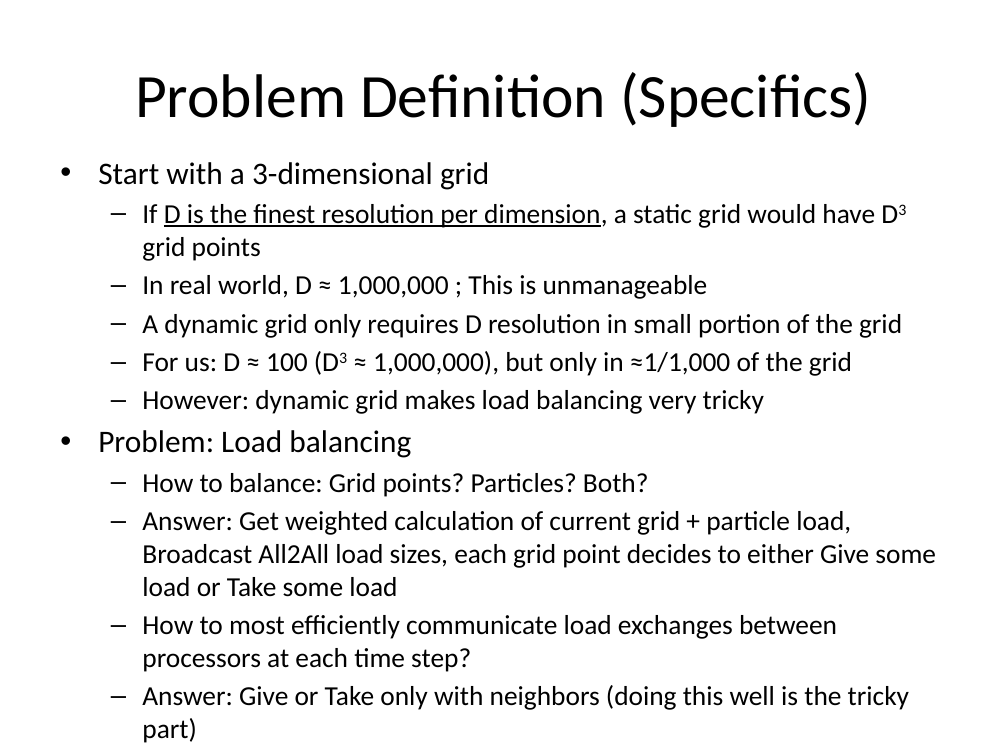
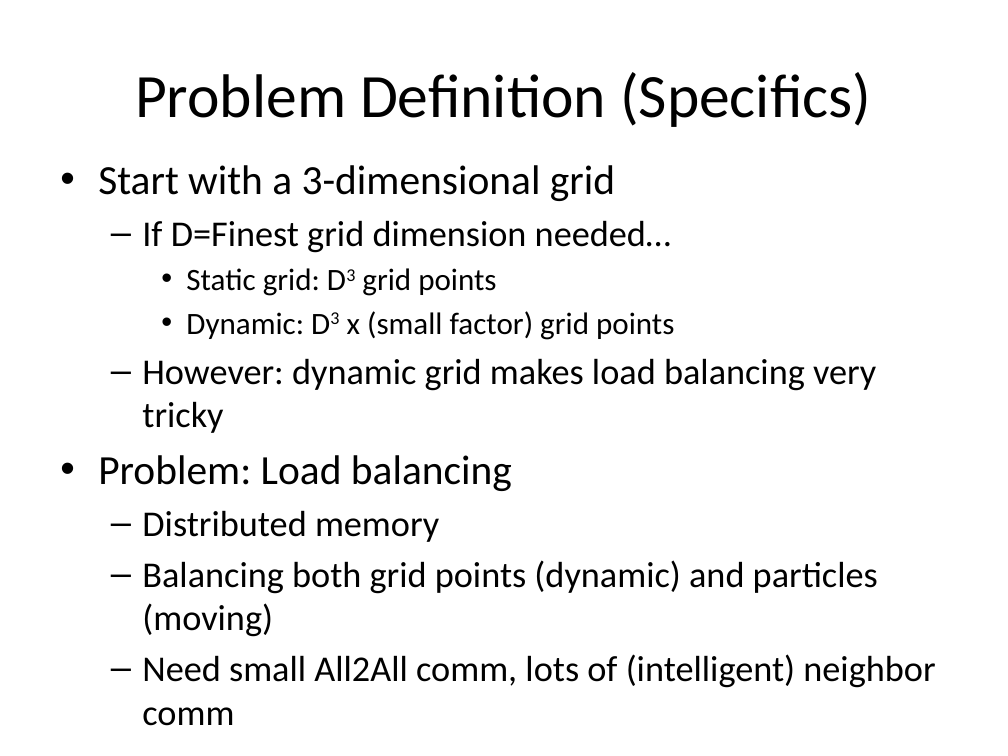
Before and after one commit to mgsholte/dynogrid, a slide deck: slide 6 of Dynogrid_ProgressReport_v1.pptx. Drawn at 1008x756 pixels with LibreOffice and Linux fonts; fonts in the diff are those of the drawing. Boxes give left, top, right and bottom in pixels: in the first picture for what was removed or moved away, otherwise in the second. Text is boxed around its words. In the diff, an @@ line names an element or a change of style, - is before the commit and + after.

```diff
--- a/Dynogrid_ProgressReport_v1.pptx
+++ b/Dynogrid_ProgressReport_v1.pptx
@@ text at (98,165,876,491): size 22.4 to 29.6 pt in "Start with a 3-dimensional grid", "Problem: Load balancing"; size 19.6 to 25.9 pt in "However: dynamic grid makes load balancing very ..."; more space between paragraphs @@
@@ text at (142,220,674,340): text changed; size 19.6 to 22.2 pt @@
-  – If D is the finest resolution per dimension, a static grid would have D3 grid points
-  – In real world, D ≈ 1,000,000 ; This is unmanageable
-  – A dynamic grid only requires D resolution in small portion of the grid
-  – For us: D ≈ 100 (D3 ≈ 1,000,000), but only in ≈1/1,000 of the grid
+  – If D=Finest grid dimension needed…
+    • Static grid: D3 grid points
+    • Dynamic: D3 x (small factor) grid points
@@ text at (142,510,935,688): text changed; size 19.6 to 25.9 pt @@
-  – How to balance: Grid points? Particles? Both?
-  – Answer: Get weighted calculation of current grid + particle load, Broadcast All2All load sizes, each grid point decides to either Give some load or Take some load
-  – How to most efficiently communicate load exchanges between processors at each time step?
-  – Answer: Give or Take only with neighbors (doing this well is the tricky part)
+  – Distributed memory
+  – Balancing both grid points (dynamic) and particles (moving)
+  – Need small All2All comm, lots of (intelligent) neighbor comm
```
Also in this commit, not shown: 1 other slide changed.
